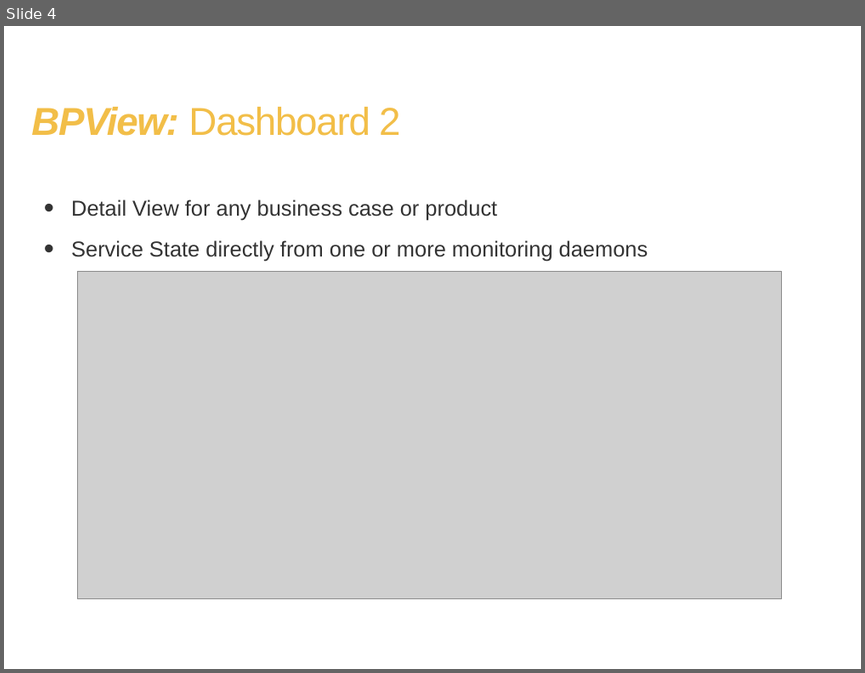
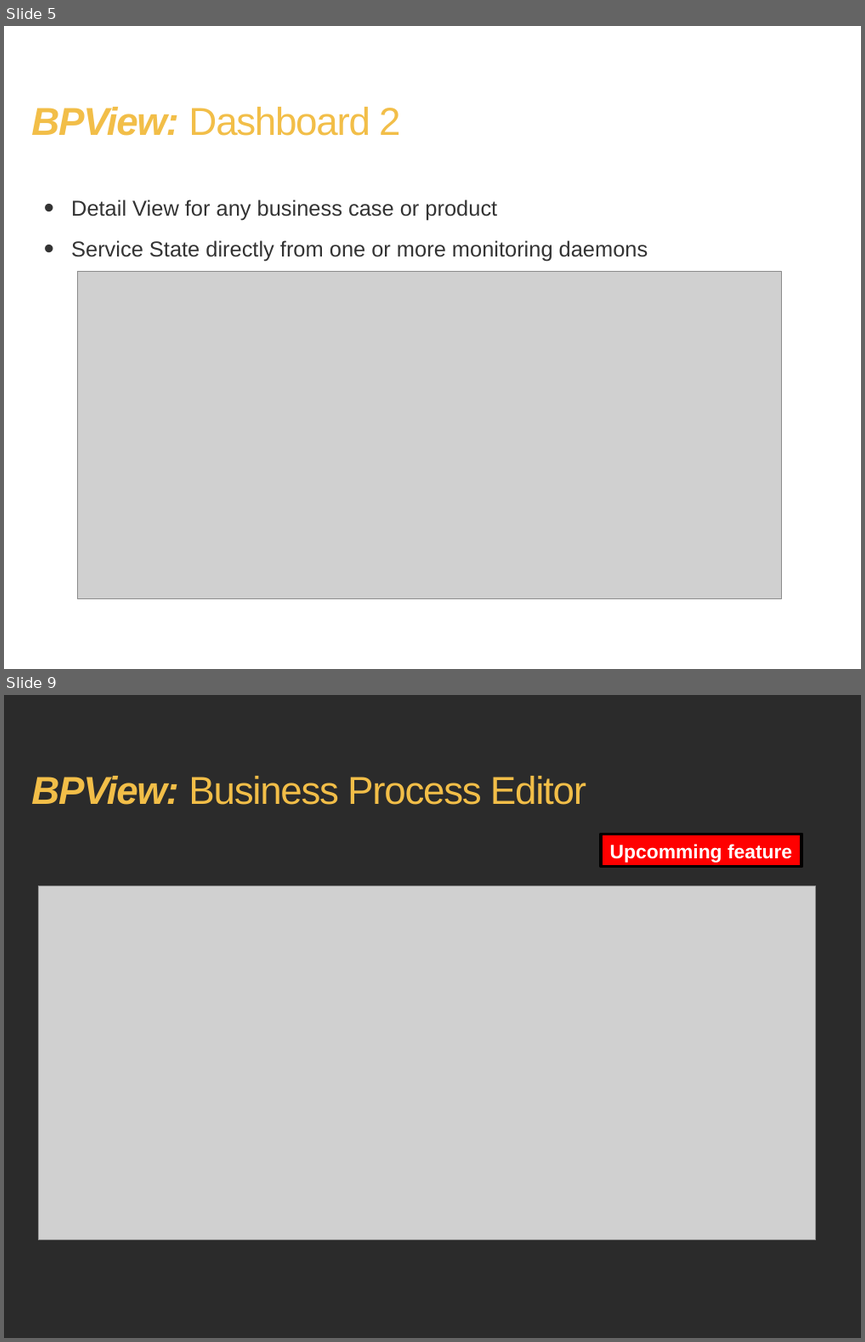
Before and after one commit to BPView/BPView, a slide deck: docs/BPView - The_Project.odp. Shown one above the other, each under a label of ours: slide 4 before the commit, slides 5 and 9 after it; the slides between them are not shown. The pictures are 865x673 and 865x1342 pixels, drawn with LibreOffice and Linux fonts; fonts in the diff are those of the drawing; grey boxes stand for pictures; background and template pictures are left out; a plain dark background stands for a picture behind light text. Boxes give left, top, right and bottom in pixels: in the first picture for what was removed or moved away, otherwise in the second. Text is boxed around its words. In the diff, an @@ line names an element or a change of style, - is before the commit and + after.

```diff
--- a/docs/BPView - The_Project.odp
+++ b/docs/BPView - The_Project.odp
@@ slide 9 added at (4,695,861,1338), background picture (left out) @@
@@ title added at (31,776,586,805), 36 pt, text #F2BE48 @@
+BPView: Business Process Editor
@@ rectangle added at (601,834,801,867), fill #FF0000, outline #000000 2.83 pt, 18 pt, text #FFFFFF, bold @@
+Upcomming feature
@@ picture added at (38,885,815,1240) @@
@@ what was slide 4 is now slide 5 @@
```
Also in this commit, not shown: 6 slides changed, 1 slide removed, 3 other files.
